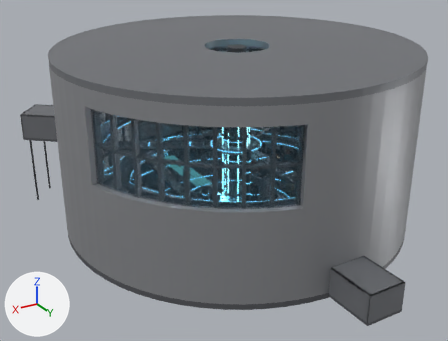
Renders of the Blender file Blender/level2-hub.blend from each side of a commit.
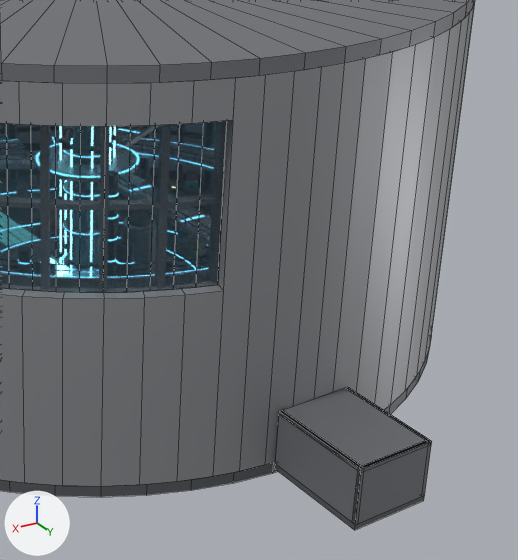
There are two pictures of each version: one whole from a camera (50 mm lens) standing at (60.7, 96.6, 57.1) and looking at (3.5, 1.2, 9.4), one close up on the part from 43% to 100% of the width and 19% to 100% of the height. The axes (+X, +Y, +Z) are drawn at lower left. The lights are the same throughout. The older version's two pictures come first. The close-ups show mesh edges as thin lines.

Before the edit, the objects in view are built like this:
```python
me_glass_window = bpy.data.meshes.new('GLASS_Window')
me_glass_window.from_pydata(...)  # 84 vertices, 82 faces; spans x 8.4..31.5, y 8.4..31.5, z 16.0..29.0
me_glass_window.materials.append(mat_glass)  # dark blue #304b59
me_hub_pod_a = bpy.data.meshes.new('Hub_Pod_A')
me_hub_pod_a.from_pydata(...)  # 88 vertices, 66 faces; spans x -3.5..3.5, y 33.6..42.6, z -0.5..4.8
# faces by material slot: [6, 30, 6, 12, 6, 6]
me_hub_pod_a.materials.append(mat_floor_dark)  # grey #696a6f
me_hub_pod_a.materials.append(mat_hull_mid)  # grey #84868b
me_hub_pod_a.materials.append(mat_white_glow)  # pale blue #e7f3ff, glowing pale blue #e7f3ff
me_hub_pod_a.materials.append(mat_hull_dark)  # dark grey #505257
me_hub_pod_a.materials.append(mat_hull_light)  # grey #a2a4a8
me_hub_pod_a.materials.append(mat_door_a_glow)  # cyan #59f3ff, glowing cyan #6cf9ff
me_hub_wall = bpy.data.meshes.new('Hub_Wall')
me_hub_wall.from_pydata(...)  # 2192 vertices, 2080 faces; spans x -33.6..33.6, y -33.6..33.6, z 0.0..32.0
# faces by material slot: [400, 1680]
me_hub_wall.materials.append(mat_hull_light)  # grey #a2a4a8
me_hub_wall.materials.append(mat_hull_dark)  # dark grey #505257
ob_glass_window = bpy.data.objects.new('GLASS_Window', me_glass_window)
ob_glass_window.location = (0.0, 0.0, 0.0)
ob_hub_pod_a = bpy.data.objects.new('Hub_Pod_A', me_hub_pod_a)
ob_hub_pod_a.location = (0.0, 0.0, 0.0)
ob_hub_wall = bpy.data.objects.new('Hub_Wall', me_hub_wall)
ob_hub_wall.location = (0.0, 0.0, 0.0)
# also in view: 'Hub_Ceiling' at (0.0, 0.0, 32.6); 'Hub_Floor' at (0.0, 0.0, -0.2)
```
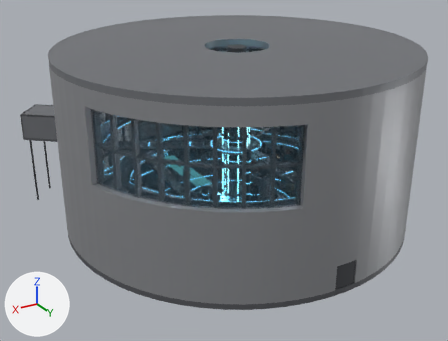
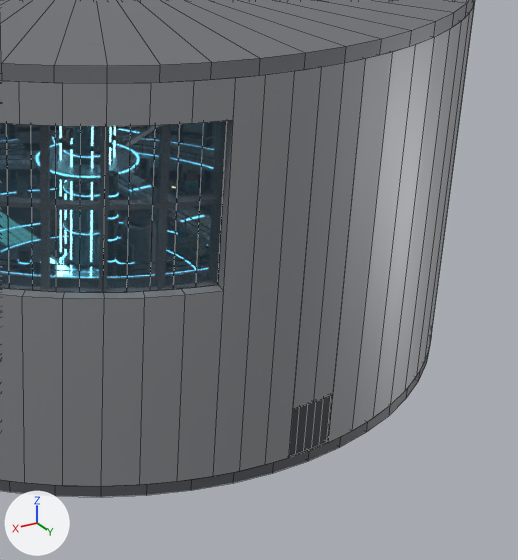
Diff of the bpy script that builds the scene:
```diff
--- a/Blender/level2-hub.blend.py
+++ b/Blender/level2-hub.blend.py
@@ ob_hub_pod_a @@
-ob_hub_pod_a = bpy.data.objects.new('Hub_Pod_A', me_hub_pod_a)
-ob_hub_pod_a.location = (0.0, 0.0, 0.0)
```

Pixel boxes (x1, y1, x2, y2) of what changed, in the close-ups (518 x 560 px):
'Hub_Pod_A', deleted
    before: (275, 387, 432, 530)
    faces in mat_hull_mid (grey #84868b): (275, 387, 432, 524)
    faces in mat_floor_dark (grey #696a6f): (275, 464, 424, 530)
'DOOR_A', unchanged, uncovered by the edit
    after: (289, 395, 331, 456)
